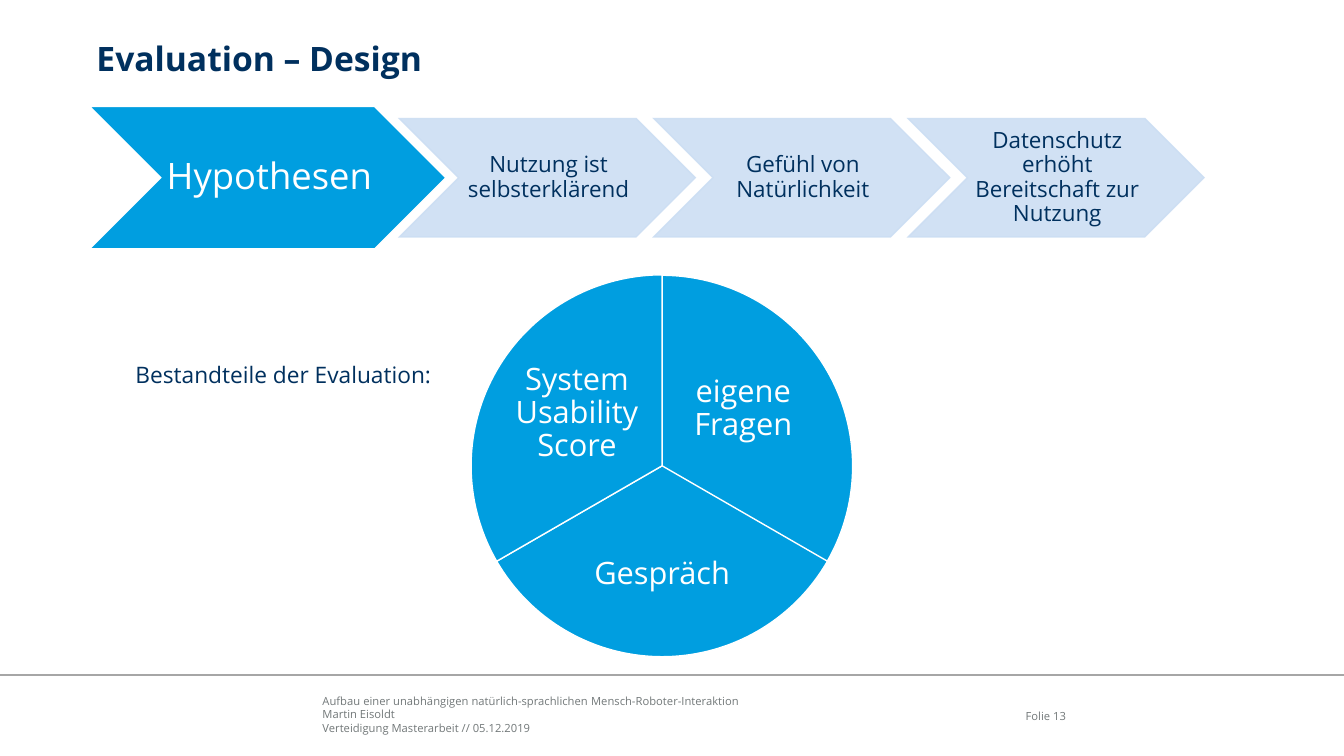
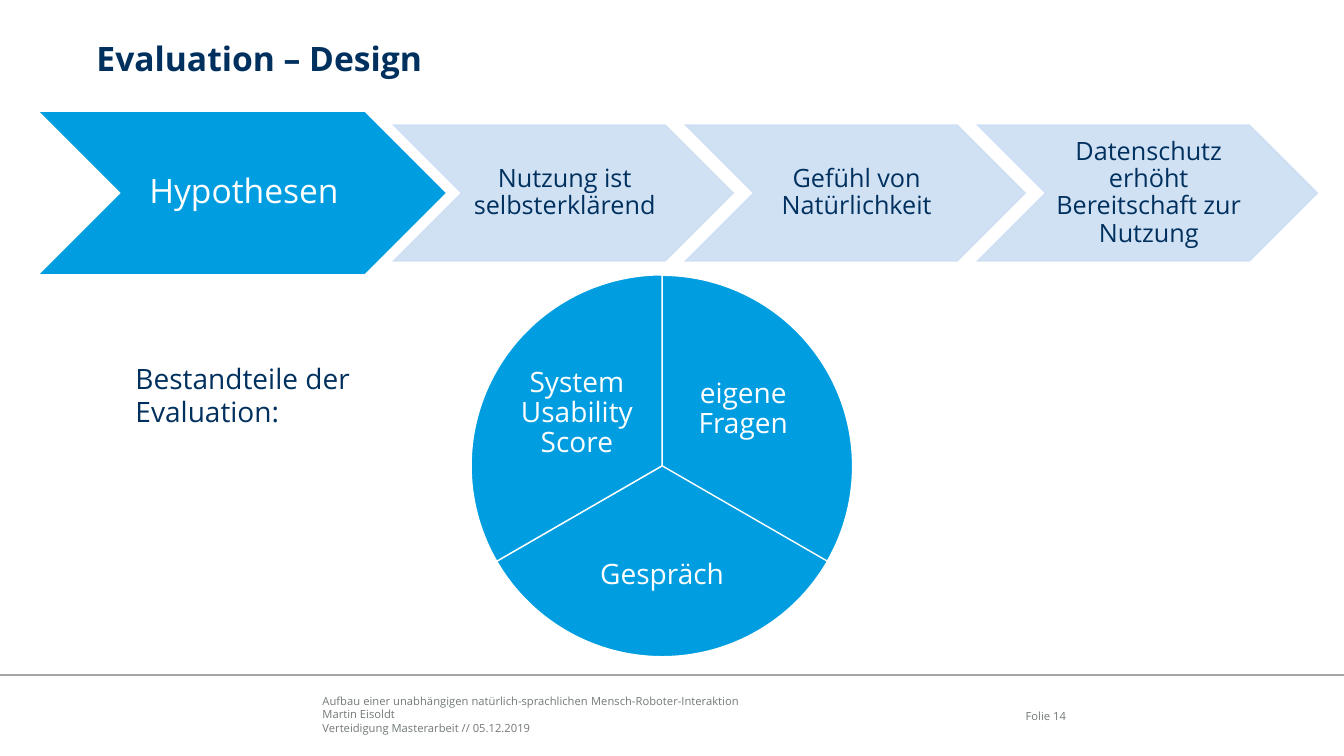
Before and after one commit to edegeyer/masterarbeit, a slide deck: slide 14 of verteidigung/verteidigung.pptx (slide 13 before the commit). Drawn at 1344x756 pixels with LibreOffice and Linux fonts; fonts in the diff are those of the drawing; background and template pictures are left out. Boxes give left, top, right and bottom in pixels: in the first picture for what was removed or moved away, otherwise in the second. Text is boxed around its words. In the diff, an @@ line names an element or a change of style, - is before the commit and + after.

```diff
--- a/verteidigung/verteidigung.pptx
+++ b/verteidigung/verteidigung.pptx
@@ chevron: place and size @@
-chevron at <box>90,107,447,249</box>
+chevron at <box>37,111,447,274</box>
@@ text "Hypothesen": place and size @@
-text "Hypothesen" at <box>167,161,372,198</box>
+text "Hypothesen" at <box>149,177,338,211</box>
@@ text "Hypothesen" at <box>149,177,338,211</box>: size 26 to 24 pt @@
@@ chevron: place and size @@
-chevron at <box>399,119,695,237</box>
+chevron at <box>394,125,734,261</box>
@@ chevron: place and size @@
-chevron at <box>654,119,950,237</box>
+chevron at <box>686,125,1025,261</box>
@@ text "Gefühl von Natürlichkeit": place and size @@
-text "Gefühl von Natürlichkeit" at <box>736,155,869,198</box>
+text "Gefühl von Natürlichkeit" at <box>782,167,932,215</box>
@@ chevron: place and size @@
-chevron at <box>908,119,1204,237</box>
+chevron at <box>978,125,1318,261</box>
@@ size 16 to 18 pt in 3 elements at <box>474,168,656,215</box>, <box>782,167,932,215</box>, <box>1056,141,1240,248</box> @@
@@ text "Datenschutz erhöht Bereitschaft zur Nutzung": place and size @@
-text "Datenschutz erhöht Bereitschaft zur Nutzung" at <box>975,131,1139,226</box>
+text "Datenschutz erhöht Bereitschaft zur Nutzung" at <box>1056,141,1240,248</box>
@@ text "Bestandteile der Evaluation:" at <box>135,367,349,423</box>: size 16.2 to 20 pt @@
@@ size 22 to 20 pt in 3 elements at <box>699,382,788,440</box>, <box>600,562,724,591</box>, <box>521,371,633,453</box> @@
@@ page number at <box>1026,711,1066,720</box>: text changed @@
-Folie 13
+Folie 14
```
Also in this commit, not shown: 10 other slides changed, 1 slide added.
